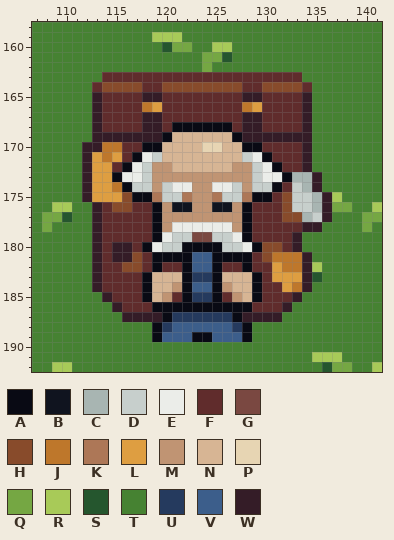
Edited in one commit: pixel-art file (Assets/Sprites/TestBackground.aseprite). Above is the file before it was changed.
376x238 pixels, 1 frame. Colours within 5 levels of each other are drawn and written as one. Shown: x 107..141, y 158..192. The commit also changed other parts of the picture, which this record leaves out.
Visible layers, top first: "Pickups", "Player", "Pillar", "Path", "Grass".
Palette (. is transparent): A #090a14  B #10141f  C #a8b5b2  D #c7cfcc  E #ebede9  F #602c2c  G #7a4841  H #884b2b  J #be772b  K #ad7757  L #de9e41  M #c09473  N #d7b594  P #e7d5b3  Q #75a743  R #a8ca58  S #25562e  T #468232  U #253a5e  V #3c5e8b  W #341c27
Pixels before, first column x 107:
158 TTTTTTTTTTTTTTTTTTTTTTTTTTTTTTTTTTT
159 TTTTTTTTTTTTRRRTTTTTTTTTTTTTTTTTTTT
160 TTTTTTTTTTTTTSQQTTRRTTTTTTTTTTTTTTT
161 TTTTTTTTTTTTTTTTTQQSTTTTTTTTTTTTTTT
162 TTTTTTTTTTTTTTTTTQTTTTTTTTTTTTTTTTT
163 TTTTTTTFFFFFFFFFFFFFFFFFFFFTTTTTTTT
164 TTTTTTFHHHHFFHHHHHHHHFFHHHHFTTTTTTT
165 TTTTTTWFFFFWWFFFFFFFFWWFFFFWTTTTTTT
166 TTTTTTWFFFFJLFFFFFFFFJLFFFFWTTTTTTT
167 TTTTTTWFFFFWWFFFFFFFFWWFFFFWTTTTTTT
168 TTTTTTWFFFFWWFAAAAAAFWWFFFFWTTTTTTT
169 TTTTTTWWWWWWWANNNNNNAWWWWWWWTTTTTTT
170 TTTTTWWJJFFAANNNNPPNNAAFFFFWTTTTTTT
171 TTTTTWLJLFAEDNNNNNNNNDEAFFFWTTTTTTT
172 TTTTTWLLFAEDMMNNNNNNMMDEAFFWTTTTTTT
173 TTTTTWLLAEEDMMMMMMMMMMDEEACCWTTTTTT
174 TTTTTWLLJADDMDEEMMEEDMDDAFDCWTTTTTT
175 TTTTTWLLLHAAKDDKMMKDDKAAFHDDCWRTTTT
176 TTRRTTWFHHFFAMBBMMBBMAFFFHDDCWQQTTR
177 TQQSTTWFFFFFAMMMMMMMMAFFFHHCDWTTTQQ
178 TQTTTTWFFFFFAMEEEEEEMAFFFFFWWTTTTQT
179 TTTTTTWFFFFFAEDDGGDDEAFFFFWTTTTTTTT
180 TTTTTTWFWWFAEDDAAAADDEAHHFWTTTTTTTT
181 TTTTTTWFWWHFAAAAVVAAAAFHJJJWTTTTTTT
182 TTTTTTWFFHHFAFFAVVAFFAFFLJJWRTTTTTT
183 TTTTTTWFFFFANNNAUUANNNAFLLLWSTTTTTT
184 TTTTTTWFFFFANNMAVVAMNNAFFLJWTTTTTTT
185 TTTTTTTWFFFANMFAUUAFMNAFFFWTTTTTTTT
186 TTTTTTTTWFFFAAAAAAAAAAFFFWTTTTTTTTT
187 TTTTTTTTTWWWWAUUUUUUAWWWWTTTTTTTTTT
188 TTTTTTTTTTTTAUVVVVVVUATTTTTTTTTTTTT
189 TTTTTTTTTTTTAVVVAAVVVATTTTTTTTTTTTT
190 TTTTTTTTTTTTTTTTTTTTTTTTTTTTTTTTTTT
191 TTTTTTTTTTTTTTTTTTTTTTTTTTTTRRRTTTT
192 TTRRTTTTTTTTTTTTTTTTTTTTTTTTTSQQTTR
The same view after the edit:
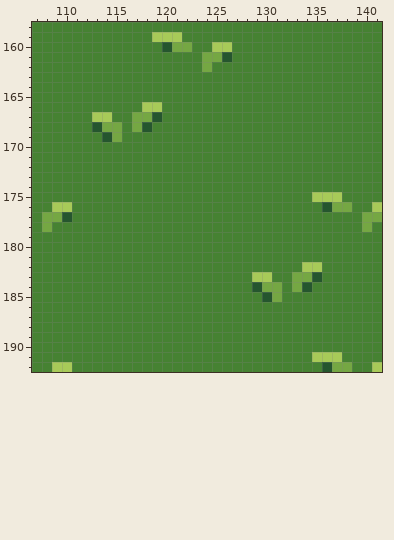
The exact change:
Layer "Pillar":
y 163: x 114..133 FFFFFFFFFFFFFFFFFFFF -> TTTTTTTTTTTTTTTTTTTT
y 164: x 113..134 FHHHHFFHHHHHHHHFFHHHHF -> TTTTTTTTTTTTTTTTTTTTTT
y 165: x 113..134 WFFFFWWFFFFFFFFWWFFFFW -> TTTTTTTTTTTTTTTTTTTTTT
y 166: x 113..134 WFFFFJLFFFFFFFFJLFFFFW -> TTTTTRRTTTTTTTTTTTTTTT
y 167: x 113..134 WFFFFWWFFFFFFFFWWFFFFW -> RRTTQQSTTTTTTTTTTTTTTT
y 168: x 113..134 WFFFFWWFAAAAAAFWWFFFFW -> SQQTQSTTTTTTTTTTTTTTTT
y 169: x 113..134 WWWWWWWANNNNNNAWWWWWWW -> TSQTTTTTTTTTTTTTTTTTTT
y 170: x 112..134 WWJJFFAANNNNPPNNAAFFFFW -> TTTTTTTTTTTTTTTTTTTTTTT
y 171: x 112..134 WLJLFAEDNNNNNNNNDEAFFFW -> TTTTTTTTTTTTTTTTTTTTTTT
y 172: x 112..134 WLLFAEDMMNNNNNNMMDEAFFW -> TTTTTTTTTTTTTTTTTTTTTTT
y 173: x 112..135 WLLAEEDMMMMMMMMMMDEEACCW -> TTTTTTTTTTTTTTTTTTTTTTTT
y 174: x 112..135 WLLJADDMDEEMMEEDMDDAFDCW -> TTTTTTTTTTTTTTTTTTTTTTTT
y 175: x 112..136 WLLLHAAKDDKMMKDDKAAFHDDCW -> TTTTTTTTTTTTTTTTTTTTTTTRR
y 176: x 113..136 WFHHFFAMBBMMBBMAFFFHDDCW -> TTTTTTTTTTTTTTTTTTTTTTTS
y 177: x 113..136 WFFFFFAMMMMMMMMAFFFHHCDW -> TTTTTTTTTTTTTTTTTTTTTTTT
y 178: x 113..135 WFFFFFAMEEEEEEMAFFFFFWW -> TTTTTTTTTTTTTTTTTTTTTTT
y 179: x 113..133 WFFFFFAEDDGGDDEAFFFFW -> TTTTTTTTTTTTTTTTTTTTT
y 180: x 113..133 WFWWFAEDDAAAADDEAHHFW -> TTTTTTTTTTTTTTTTTTTTT
y 181: x 113..134 WFWWHFAAAAVVAAAAFHJJJW -> TTTTTTTTTTTTTTTTTTTTTT
y 182: x 113..134 WFFHHFAFFAVVAFFAFFLJJW -> TTTTTTTTTTTTTTTTTTTTTR
y 183: x 113..134 WFFFFANNNAUUANNNAFLLLW -> TTTTTTTTTTTTTTTTRRTTQQ
y 184: x 113..134 WFFFFANNMAVVAMNNAFFLJW -> TTTTTTTTTTTTTTTTSQQTQS
y 185: x 114..133 WFFFANMFAUUAFMNAFFFW -> TTTTTTTTTTTTTTTTSQTT
y 186: x 115..132 WFFFAAAAAAAAAAFFFW -> TTTTTTTTTTTTTTTTTT
y 187: x 116..131 WWWWAUUUUUUAWWWW -> TTTTTTTTTTTTTTTT
y 188: x 119..128 AUVVVVVVUA -> TTTTTTTTTT
y 189: x 119..128 AVVVAAVVVA -> TTTTTTTTTT
Pixel boxes of the changes (left, top, right, bottom) in both pictures:
changed: (82, 72, 332, 342)
